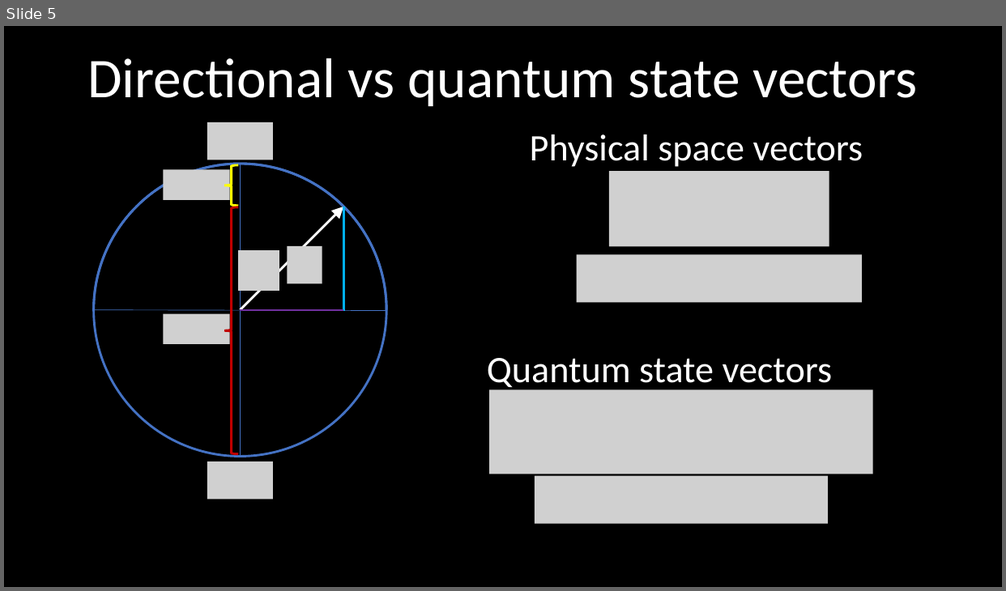
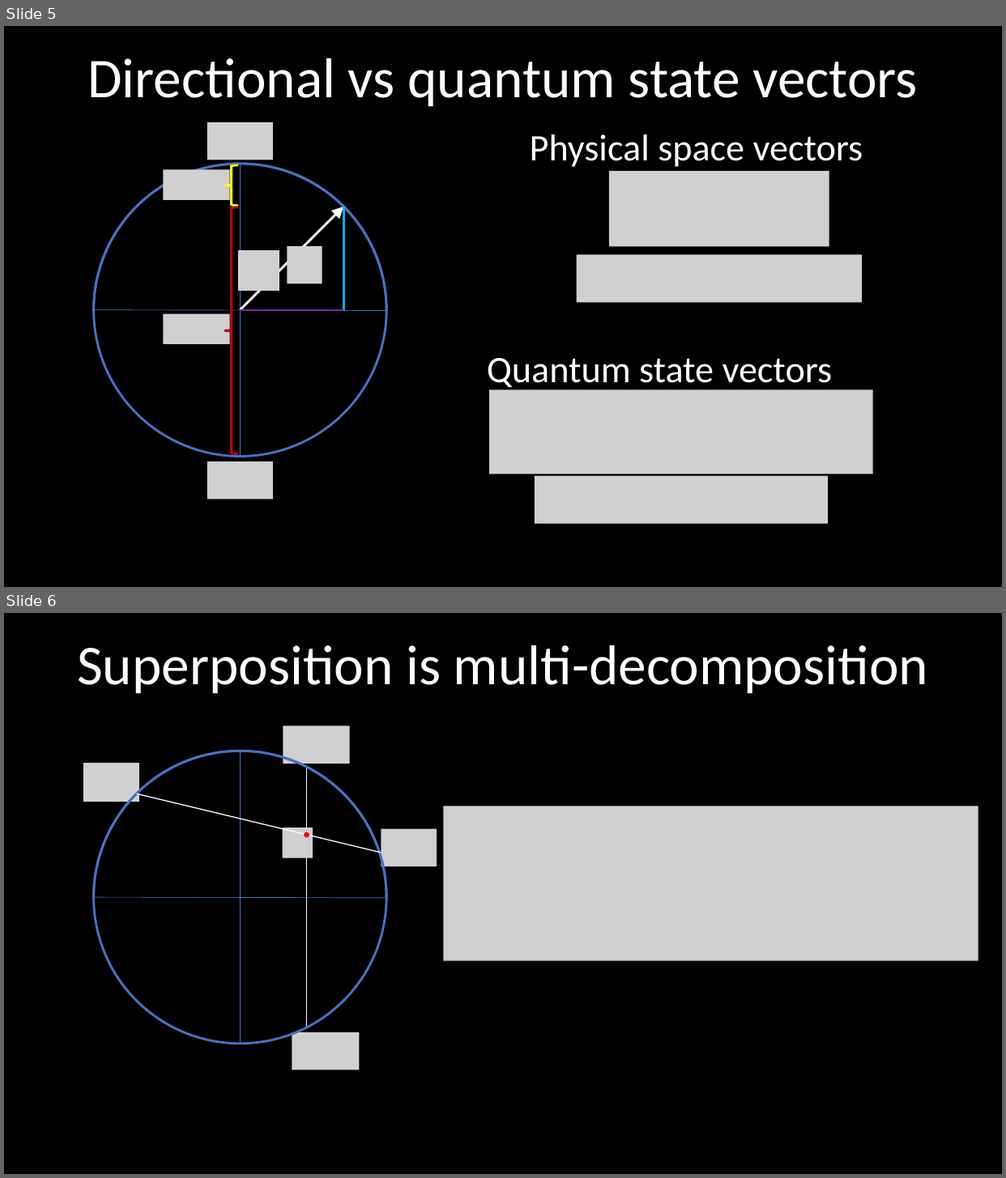
Before and after one commit to assumptionsofphysics/slides, a slide deck: 2026/2026Thumbnail.pptx. Shown one above the other, each under a label of ours: slide 5 before the commit, slides 5 and 6 after it. The pictures are 1006x591 and 1006x1178 pixels, drawn with LibreOffice and Linux fonts; fonts in the diff are those of the drawing; grey boxes stand for pictures; background and template pictures are left out. Boxes give left, top, right and bottom in pixels: in the first picture for what was removed or moved away, otherwise in the second. Text is boxed around its words. In the diff, an @@ line names an element or a change of style, - is before the commit and + after.

```diff
--- a/2026/2026Thumbnail.pptx
+++ b/2026/2026Thumbnail.pptx
@@ slide 6 added at (4,613,1002,1174), background #000000 @@
@@ text added at (77,645,928,694), 54 pt, text #FFFFFF @@
+Superposition is multi-decomposition
@@ picture added at (283,726,350,764) @@
@@ group added at (94,751,386,1044): 2 lines, 2 ellipses, 1 freeform shape @@
@@ picture added at (83,763,138,802) @@
@@ line added from (306, 766) to (306, 1028), #FFFFFF 1 pt @@
@@ line added from (137, 794) to (381, 853), #FFFFFF 1 pt @@
@@ picture added at (444,806,978,961) @@
@@ picture added at (283,828,313,858) @@
@@ picture added at (381,829,437,867) @@
@@ ellipse added at (305,833,309,837), fill #FF0000 @@
@@ picture added at (292,1033,360,1070) @@
```
Also in this commit, not shown: 1 other file.
